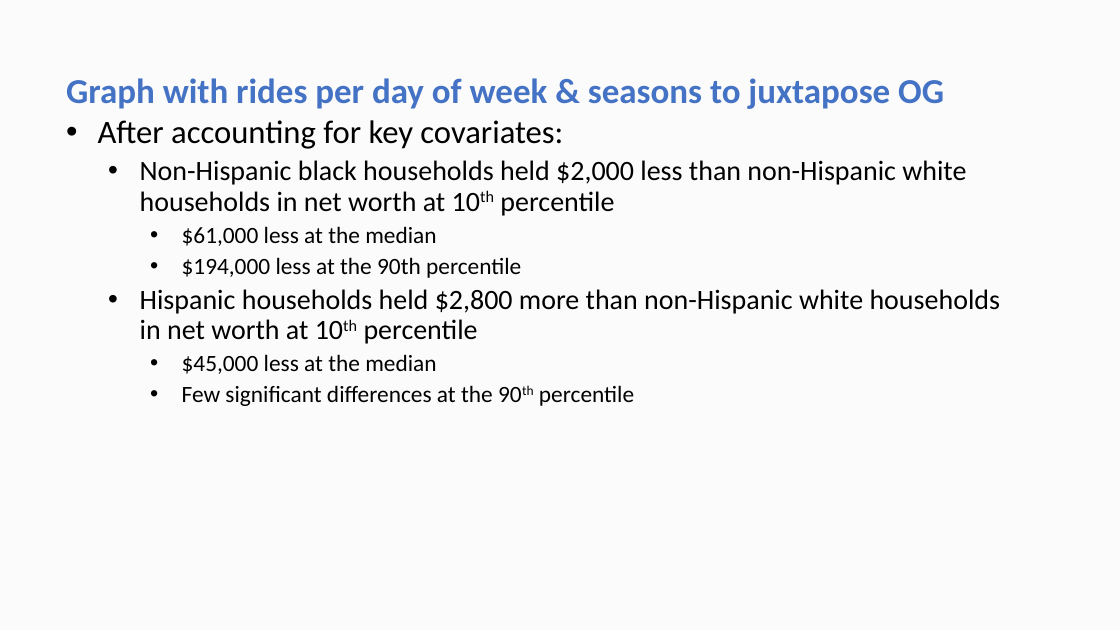
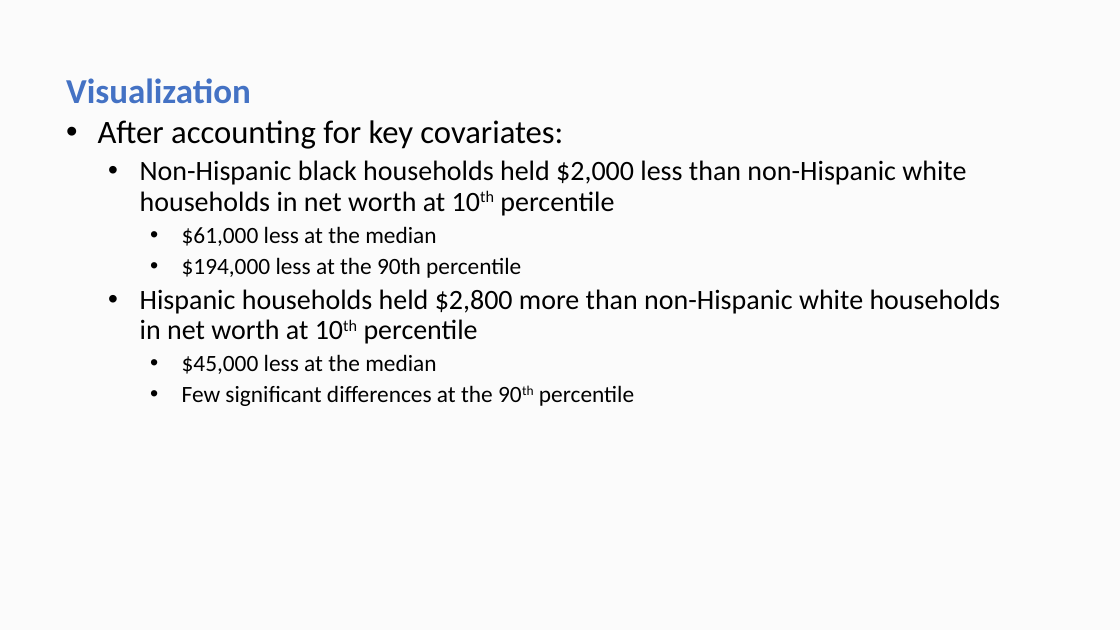
Before and after one commit to ContextLab/storytelling-with-data, a slide deck: slide 7 of data-stories/uber-nyc/UBER Presentation.pptx (slide 6 before the commit). Drawn at 1120x630 pixels with LibreOffice and Linux fonts; fonts in the diff are those of the drawing. Boxes give left, top, right and bottom in pixels: in the first picture for what was removed or moved away, otherwise in the second. Text is boxed around its words. In the diff, an @@ line names an element or a change of style, - is before the commit and + after.

Commit message:
Powerpoint graphs and images loaded

```diff
--- a/data-stories/uber-nyc/UBER Presentation.pptx
+++ b/data-stories/uber-nyc/UBER Presentation.pptx
@@ title at bbox=[66, 78, 251, 104]: text changed @@
-Graph with rides per day of week & seasons to juxtapose OG
+Visualization
```
Also in this commit, not shown: 2 other slides changed, 13 slides added, 2 slides removed, 2 other files.
